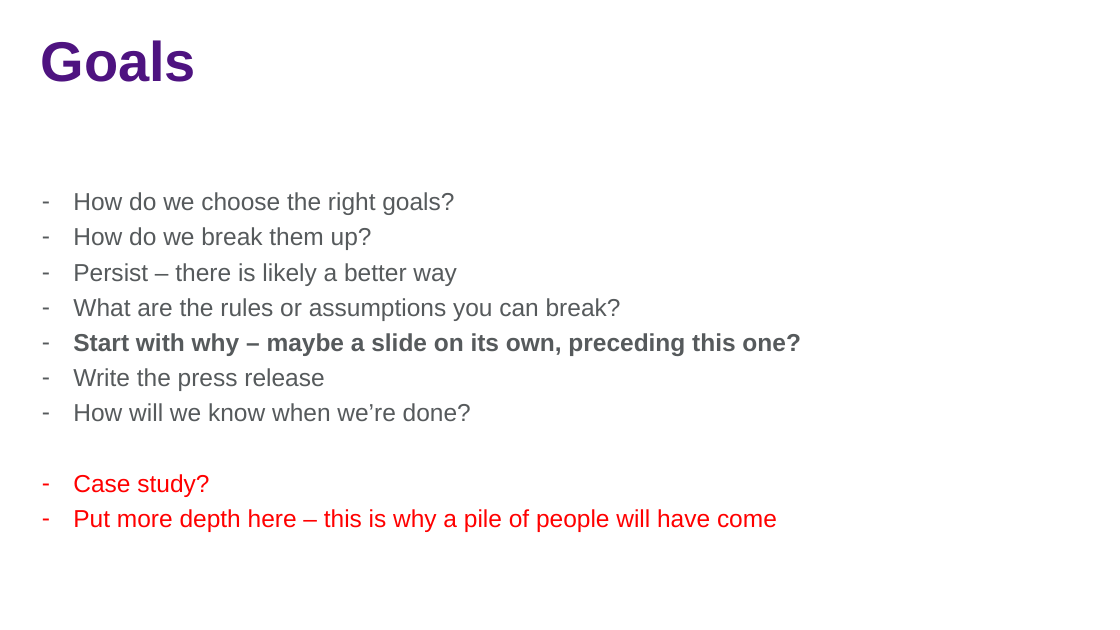
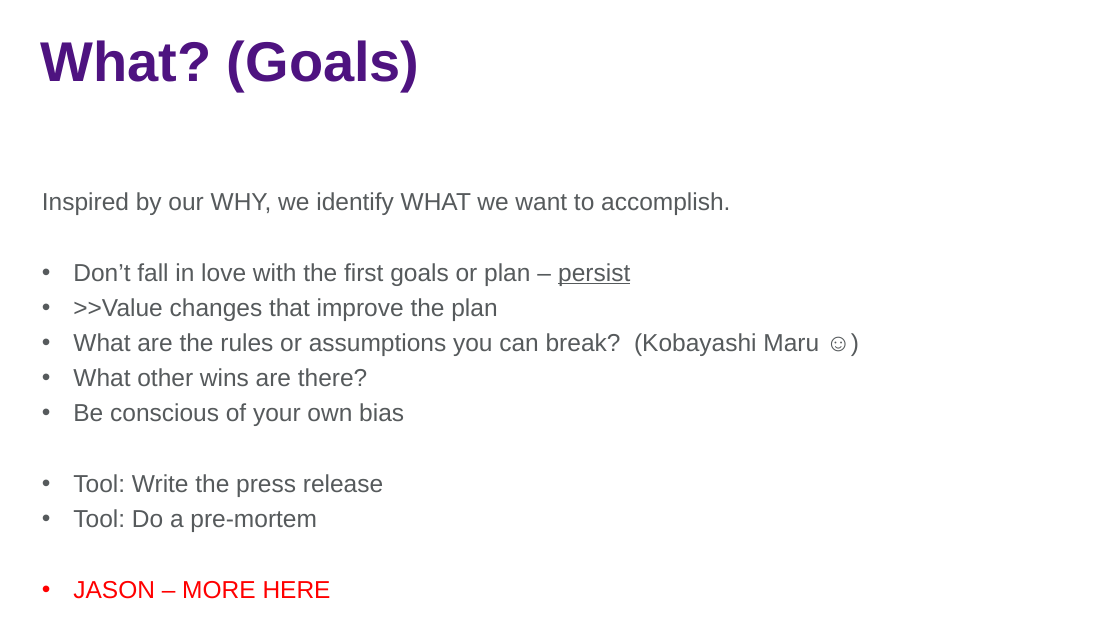
Before and after one commit to jasonjwood/presentations, a slide deck: slide 9 of InFusion2016 - Getting It Done - Jason Wood.pptx (slide 8 before the commit). Drawn at 1120x630 pixels with LibreOffice and Linux fonts; fonts in the diff are those of the drawing; background and template pictures are left out. Boxes give left, top, right and bottom in pixels: in the first picture for what was removed or moved away, otherwise in the second. Text is boxed around its words. In the diff, an @@ line names an element or a change of style, - is before the commit and + after.

```diff
--- a/InFusion2016 - Getting It Done - Jason Wood.pptx
+++ b/InFusion2016 - Getting It Done - Jason Wood.pptx
@@ title at [41,40,420,91]: text changed @@
-Goals
+What? (Goals)
@@ text at [42,192,819,532]: text changed @@
-– How do we choose the right goals?
-– How do we break them up?
-– Persist – there is likely a better way
-– What are the rules or assumptions you can break?
-– Start with why – maybe a slide on its own, preceding this one?
-– Write the press release
-– How will we know when we’re done?
-– Case study?
-– Put more depth here – this is why a pile of people will have come
+Inspired by our WHY, we identify WHAT we want to accomplish.
+• Don’t fall in love with the first goals or plan – persist
+• >>Value changes that improve the plan
+• What are the rules or assumptions you can break? (Kobayashi Maru ☺)
+• What other wins are there?
+• Be conscious of your own bias
+• Tool: Write the press release
+• Tool: Do a pre-mortem
+• JASON – MORE HERE
```
Also in this commit, not shown: 6 other slides changed, 3 slides added, 1 slide removed.
